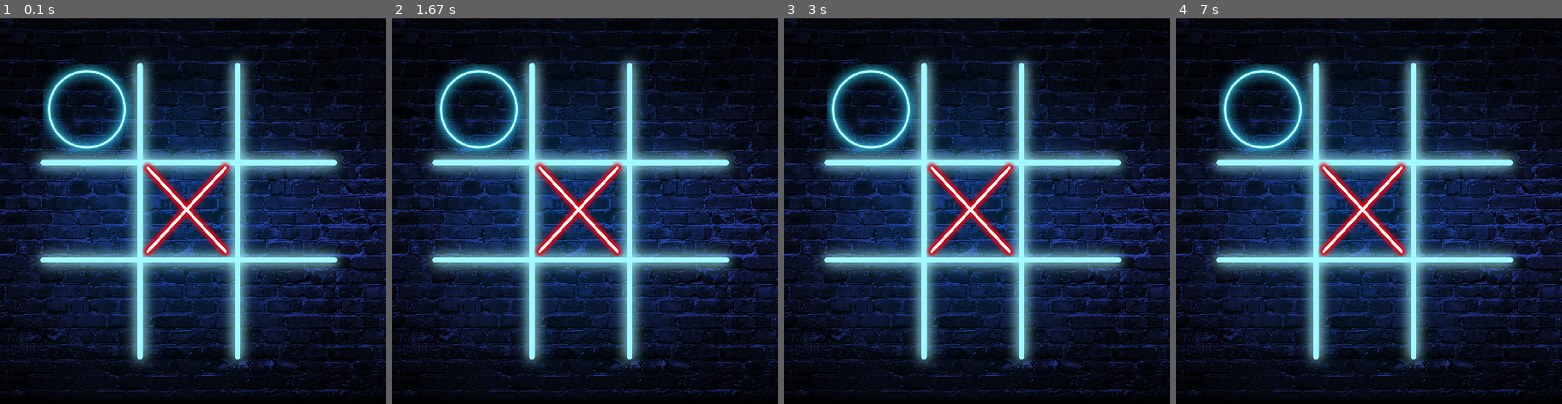
Above: before the commit, frames 1-4 (left to right).
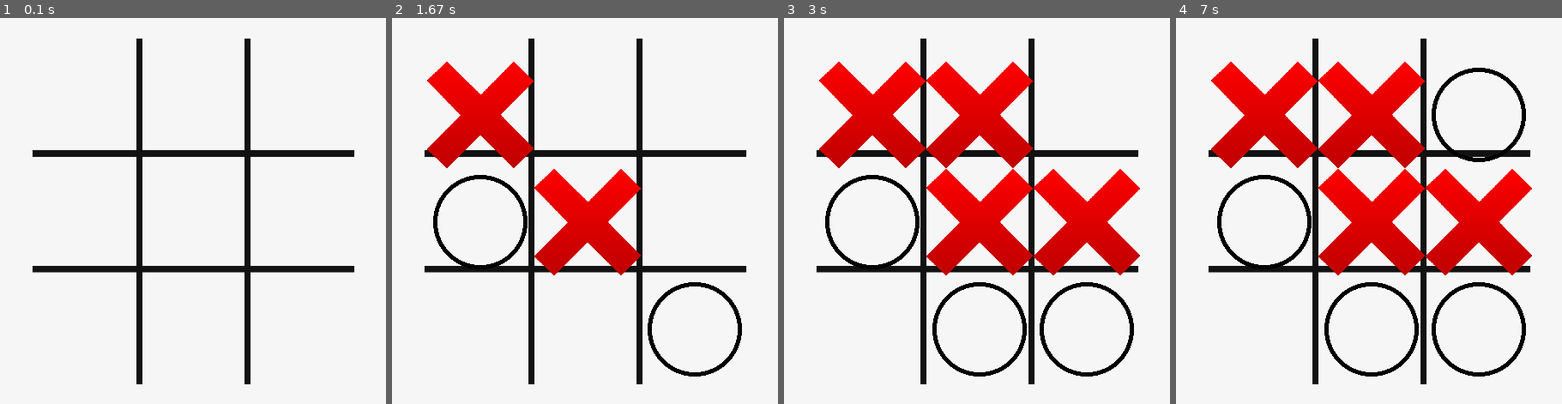
Above: after the commit, the same moments.

Repository: davidmanueldev/tic-tac-toe-pygame
Game: pygame game, started from main.py
Same seed, same stepped clock (60 frames per second), same inputs: the game is played once before the commit and once after it.
Inputs (mouse positions are in pixels of both pictures, inside the frame that each line leads up to):
- Up to frame 1 (0.1 s): no input
- Up to frame 2 (1.67 s): click (585, 211) at 0.38 s; click (492, 214) at 0.72 s; click (465, 153) at 1.05 s; click (723, 346) at 1.38 s
- Up to frame 3 (3 s): click (984, 79) at 1.72 s; click (957, 311) at 2.05 s; click (1077, 272) at 2.38 s
- Up to frame 4 (7 s): click (1450, 160) at 6.72 s

The runs differ from the first frame. In frame 1, 99% of the frame differs, in the area x 0-100%, y 0-100%; in frame 2, 99%; in frame 3, 99%; in frame 4, 98%.

Commit message:
First release

Diff:
--- a/main.py
+++ b/main.py
@@ -7,16 +7,16 @@
 # titulo para mi juego gozu
 pygame.display.set_caption("3 en raya gaaa")
 # Cargar recursos estaticos para nuestro juegozu
-fondo = pygame.image.load('static/tictactoe_background.png')
-circulo = pygame.image.load('static/circulo.png')
-equis = pygame.image.load('static/x.png')
+fondo = pygame.image.load('static/board.jpeg')
+circulo = pygame.image.load('static/circulito.png')
+equis = pygame.image.load('static/equis.png')
 # Escalar las imagenes pq estan muy grandes
 fondo = pygame.transform.scale(fondo, (450,450))
 circulo = pygame.transform.scale(circulo, (125,125))
 equis = pygame.transform.scale(equis, (125,125))
 # Hacer una matriz bidimensional de tuplas donde estaran las coordenadas de los elementos(X y O y fondo)
 # TODO: NO dejarlo para después
-coordenadas = [[(40,0),(165,0),(290,0)],
+coordenadas = [[(40,50),(165,50),(290,50)],
                [(40,175),(165,175),(290,175)],
                [(40,300),(165,300),(290,300)]]
 
@@ -29,6 +29,37 @@
 turno = 'X' # La X arranca
 game_over = False # Controlar el estado del juego, por defecto no ha terminado
 reloj = pygame.time.Clock() # El clock para facilitar el establecer los frames del juego
+
+# Funcion para graficar el tablero
+
+def graficar_board():
+  screen.blit(fondo, (0,0))
+  for fila in range(3):
+    for columna in range(3):
+      # Logica de verificar elementos
+      if tablero[fila][columna] == 'X':
+        dibujar_x(fila,columna)
+      elif tablero[fila][columna] == 'O':
+        dibujar_circulo(fila, columna)
+
+def dibujar_x(fila, columna):
+  screen.blit(equis, coordenadas[fila][columna])
+
+def dibujar_circulo(fila, columna):
+  screen.blit(circulo,coordenadas[fila][columna])
+
+def verificar_ganador():
+  for i in range(3):
+    if tablero[i][0] == tablero[i][1] == tablero[i][2] != '': # Verificar horizontalmente fila
+      return True
+    if tablero[0][i] == tablero[1][i] == tablero[2][1] != '': # Verificar verticalmente col
+      return True
+  if tablero[0][0] == tablero[1][1] == tablero[2][2] != '':
+    return True
+  if tablero[0][2] == tablero[1][1] == tablero[2][0] != '':
+    return True
+  return False
+
 # Verificar en cada iteración las interacciones con un game_loop
 while not game_over:
   reloj.tick(30) # Para que se quede en 30FPS en todos los casos
@@ -36,11 +67,20 @@
   for event in pygame.event.get(): #Captura los eventos de interación anterior
     if event.type == pygame.QUIT:
       game_over = True
-  # Toca graficar los elementos
-  screen.blit(fondo, (0,0)) # TODO: Quitar lo estático
-  screen.blit(circulo, (40,50))
-  screen.blit(equis, (165,165))
+    elif event.type == pygame.MOUSEBUTTONDOWN:
+      mouseX, mouseY = event.pos
+      if (mouseX >= 40 and mouseX < 415) and (mouseY >= 50 and mouseY < 425):
+        fila = (mouseY - 50) // 125
+        columna = (mouseX - 40) // 125
+        if tablero[fila][columna] == '':
+          tablero[fila][columna] = turno
+          fin_juego = verificar_ganador()
+          if fin_juego == True:
+            print(f"El jugador {turno} ha ganado!")
+            game_over = True
+          turno = 'O' if turno == 'X' else 'X'
   #Actualizar la pantalla(screen)
+  graficar_board()
   pygame.display.update()
 
   #! Warning: pygame.quit() dejar esto dentro del while, o sea que a la primera sale del juego :,v
Binary file added: static/board.jpeg
Binary file added: static/circulito.png
Binary file added: static/equis.png
